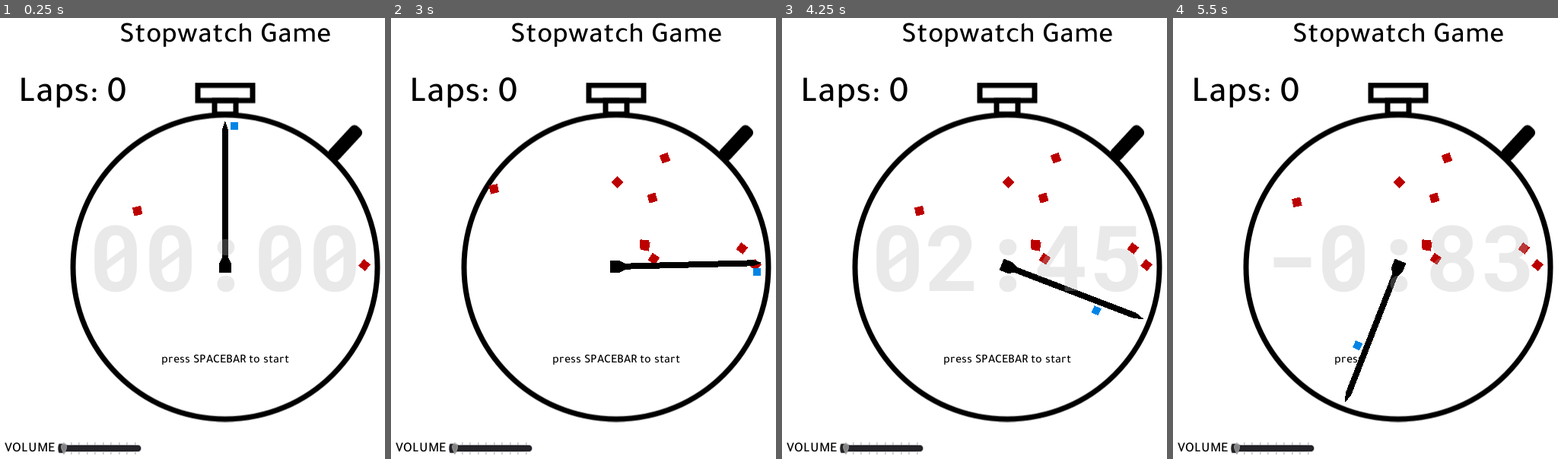
Above: before the commit, frames 1-4 (left to right).
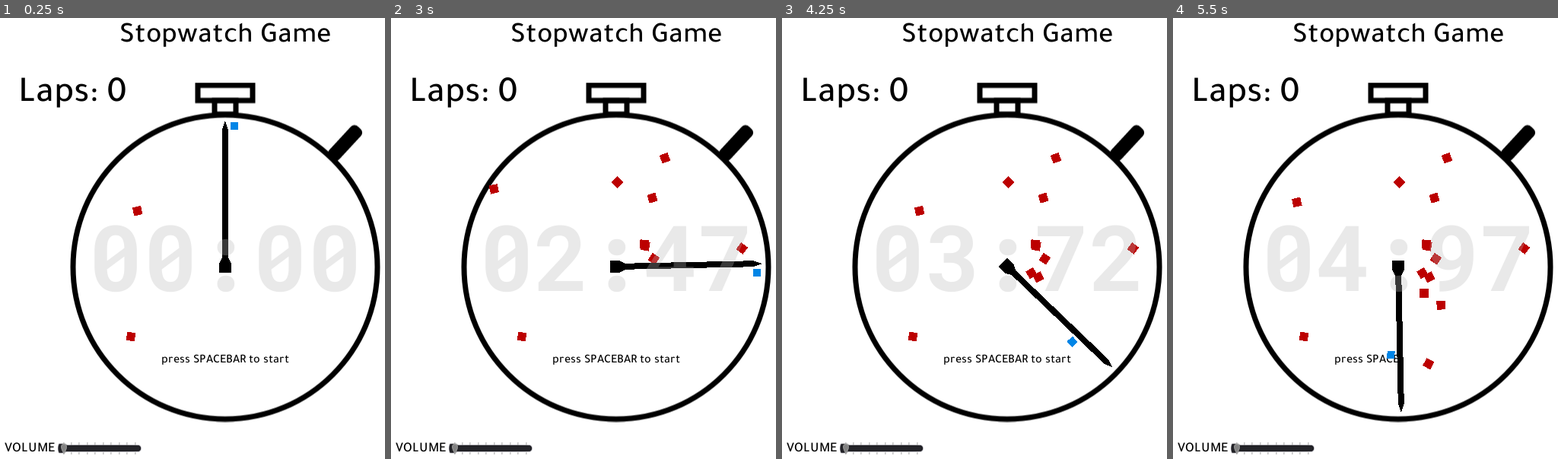
Above: after the commit, the same moments.

Repository: albertnez/10-second-laps
Game: Godot game, scene res://Scenes/GameWrapper.tscn
Two runs of this game, one before a commit and one after it. Both use one fixed random seed, a clock stepped at 60 frames per second and the inputs below.
Inputs:
- Up to frame 1 (0.25 s): no input
- Up to frame 2 (3 s): tap Space (action) at 0.5, 0.6, 1.25, 1.35, 2, 2.1, 2.75, 2.85 s
- Up to frame 3 (4.25 s): tap Space (action) at 3.5, 3.6 s
- Up to frame 4 (5.5 s): tap Space (action) at 4.25, 4.35, 5.1 s

The runs differ from the first frame. In frame 1, less than 0.1% of the frame differs, in the area x 32-97%, y 54-74%; in frame 2, 0.3%; in frame 3, 1.2%; in frame 4, 1.5%, in the area x 32-97%, y 50-90%.

Commit message:
Proper start/restart instructions

Diff:
--- a/Scenes/Game/World.gd
+++ b/Scenes/Game/World.gd
@@ -10,6 +10,9 @@
 onready var _enemy_spawner := $"%EnemySpawner"
 onready var _clock_background := $"%Background"
 
+onready var _restart_instructions := $"%RestartInstructions"
+onready var _start_instructions := $"%StartInstructions"
+
 onready var _timer_label := $"%TimerLabel"
 
 var _lap_timer := 0.0
@@ -18,6 +21,8 @@
 var _gameover_timestamp := 0
 var _preparation_tween : SceneTreeTween = null
 var _preparation_time := 0.0
+var _preparation_target_rotation := 0.0
+var _needle_touched_instructions := false
 
 enum GameState {
 	READY,
@@ -78,14 +83,15 @@
 
 
 func _prepare() -> void:
+	_restart_instructions.monitorable = true
 	_game_state = GameState.PREPARING
 	_timer_label.visible = true
 	_preparation_time = -TIME_FOR_PREPARING
-	var target_rotation := stepify(_needle_rotation.rotation+TAU, TAU)
+	_preparation_target_rotation = stepify(_needle_rotation.rotation+TAU*1.75, TAU)
 	_preparation_tween = create_tween()
 #	_preparation_tween.parallel()
 #	_preparation_tween.tween_property(self, "_preparation_time", 0)
-	_preparation_tween.tween_property(_needle_rotation, "rotation", target_rotation, TIME_FOR_PREPARING)
+	_preparation_tween.tween_property(_needle_rotation, "rotation", _preparation_target_rotation, TIME_FOR_PREPARING)
 	_preparation_tween.tween_callback(self, "_start")
 	_preparation_tween.play()
 
@@ -93,6 +99,7 @@
 func _die() -> void:
 	_game_state = GameState.GAME_OVER
 	_gameover_timestamp = Time.get_ticks_msec()
+	_restart_instructions.show()
 
 
 func _start() -> void:
@@ -113,13 +120,30 @@
 	pass
 
 
+func _restart_instructions_can_be_swept() -> bool:
+	return _game_state == GameState.PREPARING and _preparation_target_rotation - _needle_rotation.rotation < TAU
+
+
 func _on_SweepEntryDetector_area_entered(area: Area2D) -> void:
 	if area.is_in_group("Enemies"):
 		return
+
+	if area.is_in_group("RestartInstructions") and not _restart_instructions_can_be_swept():
+		return
+
 	area.z_index = -2
 
 
 func _on_SweepEntryDetector_area_exited(area: Area2D) -> void:
 	if area.is_in_group("Enemies"):
 		return
+	if area.is_in_group("StartInstructions"):
+		area.queue_free()
+		return
+
+	if area.is_in_group("RestartInstructions"):
+		if not _restart_instructions_can_be_swept():
+			return
+		area.monitorable = false
 	area.hide()
+	area.z_index = 0
--- a/Scenes/Game/World.tscn
+++ b/Scenes/Game/World.tscn
@@ -14,7 +14,7 @@
 font_data = ExtResource( 8 )
 
 [sub_resource type="RectangleShape2D" id=6]
-extents = Vector2( 84, 8 )
+extents = Vector2( 100, 8 )
 
 [sub_resource type="DynamicFont" id=3]
 size = 120
@@ -39,7 +39,8 @@
 unique_name_in_owner = true
 position = Vector2( 300, 340 )
 
-[node name="StartInstructions" type="Area2D" parent="ClockCenter"]
+[node name="StartInstructions" type="Area2D" parent="ClockCenter" groups=["StartInstructions"]]
+unique_name_in_owner = true
 position = Vector2( 0, 124 )
 collision_layer = 2
 collision_mask = 0
@@ -59,6 +60,31 @@
 text = "press SPACEBAR to start"
 
 [node name="CollisionShape2D" type="CollisionShape2D" parent="ClockCenter/StartInstructions"]
+shape = SubResource( 6 )
+
+[node name="RestartInstructions" type="Area2D" parent="ClockCenter" groups=["RestartInstructions"]]
+unique_name_in_owner = true
+visible = false
+position = Vector2( 0, 124 )
+collision_layer = 2
+collision_mask = 0
+monitorable = false
+
+[node name="InstructionsLabel" type="Label" parent="ClockCenter/RestartInstructions"]
+anchor_left = 0.5
+anchor_top = 0.5
+anchor_right = 0.5
+anchor_bottom = 0.5
+margin_left = -91.5
+margin_top = -8.5
+margin_right = 91.5
+margin_bottom = 8.5
+grow_horizontal = 0
+custom_colors/font_color = Color( 0, 0, 0, 1 )
+custom_fonts/font = SubResource( 7 )
+text = "press SPACEBAR to restart"
+
+[node name="CollisionShape2D" type="CollisionShape2D" parent="ClockCenter/RestartInstructions"]
 shape = SubResource( 6 )
 
 [node name="InsideCounter" type="Node2D" parent="ClockCenter"]
@@ -90,7 +116,7 @@
 MINIMUM_DISTANCE_FROM_CENTER = 32.0
 
 [node name="Enemy" parent="ClockCenter/EnemySpawner" instance=ExtResource( 5 )]
-position = Vector2( 183, -2 )
+position = Vector2( -124, 92 )
 
 [node name="Enemy2" parent="ClockCenter/EnemySpawner" instance=ExtResource( 1 )]
 position = Vector2( -107, -68 )
